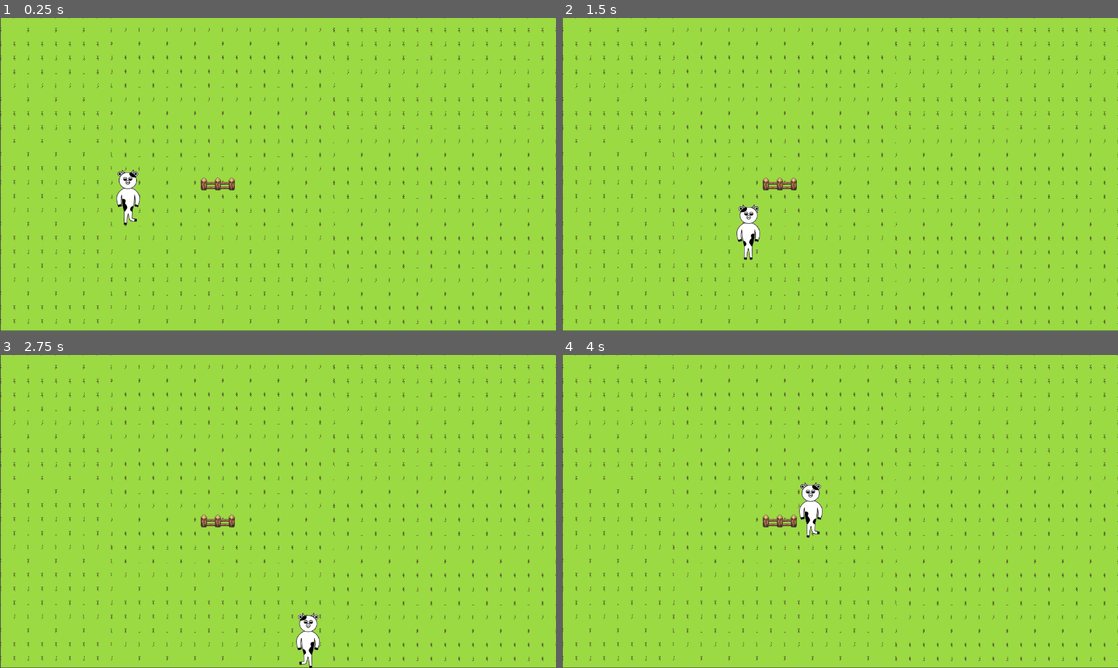
Above: before the commit, frames 1-4 (two rows, left to right).
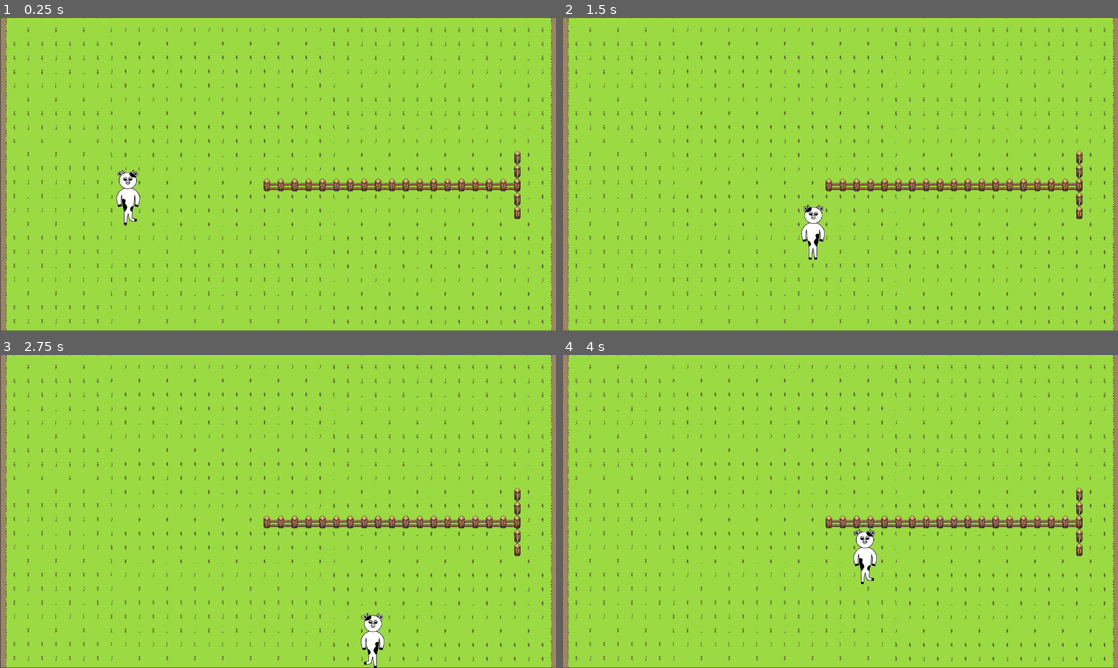
Above: after the commit, the same moments.

Repository: brettacarr/moocow-game-experiment
Game: Godot game, scene res://MooCowMain.tscn
The game is run twice, just before and just after one commit, with the same random seed, the same clock (stepped at 60 frames per second) and the same inputs.
Inputs:
- Up to frame 1 (0.25 s): no input
- Up to frame 2 (1.5 s): tap Enter at 0.5 s; hold Right (ui_right) 0.53-1.28 s; hold Down (ui_down) from 1.28 s (still down)
- Up to frame 3 (2.75 s): release Down (ui_down) at 2.03 s; hold Right (ui_right) from 2.03 s (still down)
- Up to frame 4 (4 s): release Right (ui_right) at 2.78 s; hold Up (ui_up) 2.78-3.53 s; hold Left (ui_left) from 3.53 s (still down)

The runs differ from the first frame. In frame 1, 3.6% of the frame differs, in the area x 0-100%, y 0-100%; in frame 2, 4.6%; in frame 3, 4.6%; in frame 4, 4.6%.

Commit message:
Vertical fence. Updated background

Diff:
--- /dev/null
+++ b/FenceHorizontal.tscn
@@ -0,0 +1,19 @@
+[gd_scene load_steps=3 format=2]
+
+[ext_resource path="res://art/fence-horizontal.png" type="Texture" id=1]
+
+[sub_resource type="RectangleShape2D" id=1]
+extents = Vector2( 38, 14.5 )
+
+[node name="Fence-horizontal" type="RigidBody2D"]
+position = Vector2( 501, 382 )
+mode = 1
+
+[node name="CollisionShape2D" type="CollisionShape2D" parent="."]
+position = Vector2( 0, -0.5 )
+shape = SubResource( 1 )
+
+[node name="Fence-horizontal" type="Sprite" parent="CollisionShape2D"]
+position = Vector2( 1, 0.5 )
+z_index = 1
+texture = ExtResource( 1 )
--- /dev/null
+++ b/FenceVertical.tscn
@@ -0,0 +1,17 @@
+[gd_scene load_steps=3 format=2]
+
+[ext_resource path="res://art/fence-vertical.png" type="Texture" id=1]
+
+[sub_resource type="RectangleShape2D" id=1]
+extents = Vector2( 7, 46 )
+
+[node name="Fence-vertical" type="RigidBody2D"]
+position = Vector2( 1192, 311 )
+mode = 1
+
+[node name="CollisionShape2D" type="CollisionShape2D" parent="."]
+shape = SubResource( 1 )
+
+[node name="Fence-vertical" type="Sprite" parent="."]
+position = Vector2( 0, 1 )
+texture = ExtResource( 1 )
--- /dev/null
+++ b/Fences.tscn
@@ -0,0 +1,39 @@
+[gd_scene load_steps=3 format=2]
+
+[ext_resource path="res://FenceHorizontal.tscn" type="PackedScene" id=1]
+[ext_resource path="res://FenceVertical.tscn" type="PackedScene" id=2]
+
+[node name="Fences" type="Node2D"]
+
+[node name="Fence-horizontal" parent="." instance=ExtResource( 1 )]
+position = Vector2( 646, 384 )
+
+[node name="Fence-horizontal2" parent="." instance=ExtResource( 1 )]
+position = Vector2( 710, 384 )
+
+[node name="Fence-horizontal3" parent="." instance=ExtResource( 1 )]
+position = Vector2( 774, 384 )
+
+[node name="Fence-horizontal4" parent="." instance=ExtResource( 1 )]
+position = Vector2( 838, 384 )
+
+[node name="Fence-horizontal5" parent="." instance=ExtResource( 1 )]
+position = Vector2( 902, 384 )
+
+[node name="Fence-horizontal6" parent="." instance=ExtResource( 1 )]
+position = Vector2( 966, 384 )
+
+[node name="Fence-horizontal7" parent="." instance=ExtResource( 1 )]
+position = Vector2( 1030, 384 )
+
+[node name="Fence-horizontal8" parent="." instance=ExtResource( 1 )]
+position = Vector2( 1094, 384 )
+
+[node name="Fence-horizontal9" parent="." instance=ExtResource( 1 )]
+position = Vector2( 1158, 384 )
+
+[node name="Fence-vertical" parent="." instance=ExtResource( 2 )]
+position = Vector2( 1191, 351 )
+
+[node name="Fence-vertical2" parent="." instance=ExtResource( 2 )]
+position = Vector2( 1191, 415 )
--- a/MooCow.gd
+++ b/MooCow.gd
@@ -1,7 +1,7 @@
 extends KinematicBody2D
 
 
-export var speed = 200
+export var speed = 400
 var screen_size
 var velocity = Vector2()
 
@@ -38,7 +38,8 @@
 	if (velocity.y != 0):
 		$AnimatedSprite.animation = "stand"
 
-	position += velocity * delta
+#	position += velocity * delta
 	position.x = clamp(position.x, 32, screen_size.x-32)
 	position.y = clamp(position.y, 64, screen_size.y-64)
-	move_and_collide(velocity * delta)
+#	move_and_collide(velocity * delta)
+	move_and_slide(velocity)
--- a/MooCow.tscn
+++ b/MooCow.tscn
@@ -18,8 +18,8 @@
 } ]
 
 [sub_resource type="CapsuleShape2D" id=2]
-radius = 34.0
-height = 98.0001
+radius = 30.0
+height = 70.0
 
 [node name="MooCow" type="KinematicBody2D"]
 position = Vector2( 295, 412 )
--- a/MooCowMain.tscn
+++ b/MooCowMain.tscn
@@ -1,11 +1,8 @@
-[gd_scene load_steps=5 format=2]
+[gd_scene load_steps=4 format=2]
 
 [ext_resource path="res://MooCow.tscn" type="PackedScene" id=1]
 [ext_resource path="res://art/background-1.png" type="Texture" id=2]
-[ext_resource path="res://art/fence-horizontal.png" type="Texture" id=3]
-
-[sub_resource type="RectangleShape2D" id=1]
-extents = Vector2( 38, 14.5 )
+[ext_resource path="res://Fences.tscn" type="PackedScene" id=3]
 
 [node name="MooCowMain" type="Node2D"]
 z_index = -1
@@ -16,17 +13,4 @@
 
 [node name="MooCow" parent="." instance=ExtResource( 1 )]
 
-[node name="Fence-horizontal" type="RigidBody2D" parent="."]
-position = Vector2( 501, 382 )
-mode = 1
-
-[node name="CollisionShape2D" type="CollisionShape2D" parent="Fence-horizontal"]
-position = Vector2( 0, -0.5 )
-shape = SubResource( 1 )
-
-[node name="Fence-horizontal" type="Sprite" parent="Fence-horizontal/CollisionShape2D"]
-position = Vector2( 1, 0.5 )
-z_index = 1
-texture = ExtResource( 3 )
-
-[connection signal="tree_entered" from="Fence-horizontal/CollisionShape2D" to="MooCow" method="_on_CollisionShape2D_tree_entered"]
+[node name="Fences" parent="." instance=ExtResource( 3 )]
Binary file changed: art/background-1.png
Binary file added: art/fence-vertical.png
Not shown, added: art/fence-vertical.png.import
Binary file added: terrain_tiles_v2.png
Not shown, added: terrain_tiles_v2.png.import
